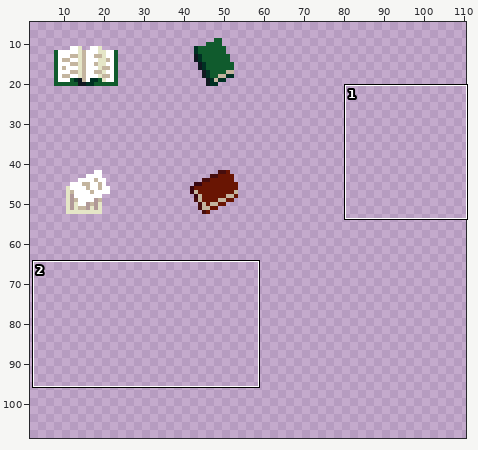
Sprite sheet -- resources/img/accessories.png. The picture above shows the old version from afar; the outline marks the close-up.
Close-up. Before the edit:
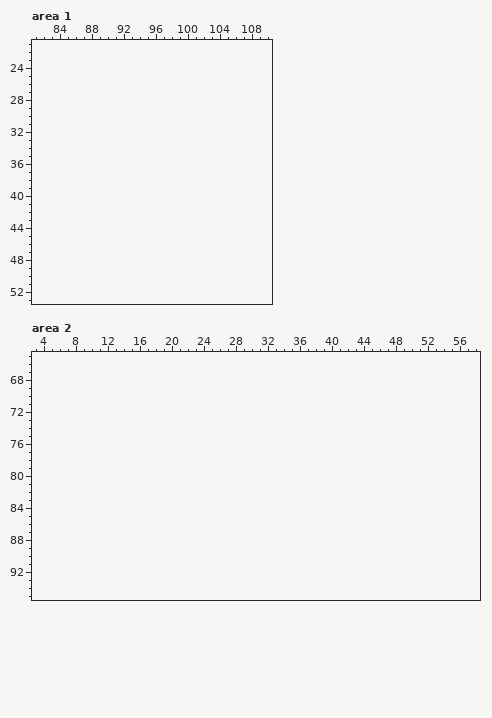
The file is 64x64 pixels. Colours within 5 levels of each other are drawn and written as one. Shown: area 1: x 81..110, y 21..53; area 2: x 3..58, y 65..95. The old version is drawn lined up with the new one, on the new canvas. The wide view leaves out empty margins. The commit also changed other parts of the picture, which this record leaves out.
And afterwards:
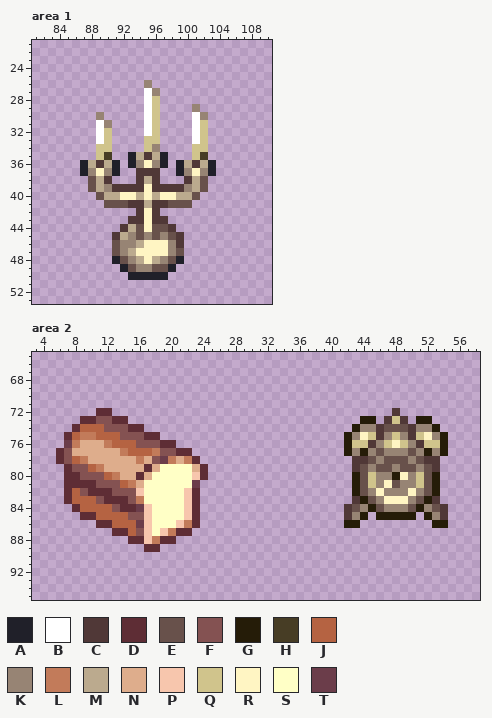
Palette (. is transparent): A #202029  B #ffffff  C #503837  D #5e2d35  E #68514b  F #845252  G #251c08  H #473d25  J #b56342  K #978474  L #c27b5a  M #bbaa8e  N #dead8c  P #f7c6ad  Q #d0c48c  R #fff5c3  S #ffffc6  T #6b3d4a
Edits made:
canvas 64x64 -> 128x128
Changed rows in their new state; - is an unchanged pixel.
Area 1:
first column x 87:
26 --------K--------
27 --------BK-------
28 --------BQ-------
29 --------BQ----K--
30 --K-----BQ----BK-
31 --BK----BQ----BQ-
32 --BQ----BQ----BQ-
33 --BQ----QQ----BQ-
34 --QQ----QK----QQ-
35 --QH--AMCMA---QH-
36 AMCMA-AKRKA-AMCMA
37 AKRKA--CCC--AKRKA
38 -EMC---CMC---CME-
39 -EMKCCCCRCCCCKME-
40 --EMMRRMRMRRMME--
41 ---EEECCMCCEEE---
42 -------CRC-------
43 ------CCRCC------
44 -----CMEREEC-----
45 ----CMKEKEKEC----
46 ----EKKMRRRKC----
47 ----EKMRRRRKE----
48 ----AEKMRMKEA----
49 -----AEKKEEA-----
50 ------AAAAA------
Area 2:
first column x 6:
72 -----DD-----------------------------------C------
73 ---DDFFDD-----------------------------GG-CQC-GG--
74 --DJJJFFFDD--------------------------GKKCEEECKKG-
75 -DJLLJJJFFFDD-----------------------GKRQCKQKCQRKG
76 -TLNNNLJJJFFFDD---------------------GQQCKQRQKCQQG
77 DFNNNNNNLJJJLFFDD-------------------GKGKEKKKEKGKG
78 DFJLNNNNNNLNFTLNLD-------------------CCEKEEEKECC-
79 -DFFJLNNNNNDNSSSSND------------------CEKEEKEEKEC-
80 -DDFFFJLNNDNSSSSSPD------------------GEQKKGRKQEG-
81 -DDDDFFFJLNSSSSSST-------------------GEQKREKKQEG-
82 -DJFDDDFFFPSSSSSPD-------------------GEKRKKKRKEG-
83 -DJJJFDDDFLSSSSSPD-------------------CGEKRRRKEGC-
84 --DJJJJFDDTPSSSSPD------------------CEKGEKKKEGKEC
85 ---DDJJJJFFPSSSSPD------------------CKG-GGGGG-GKC
86 -----DDJJJTPSSSPLD------------------GG---------GG
87 -------DDJFPSPLDD--------------------------------
88 ---------DDPLDD----------------------------------
89 -----------DD------------------------------------
Where, in picture pixels (left, top, right, bottom), the same in both close-ups:
added: (80, 80, 216, 280)
added: (56, 408, 208, 552)
added: (344, 408, 448, 528)
